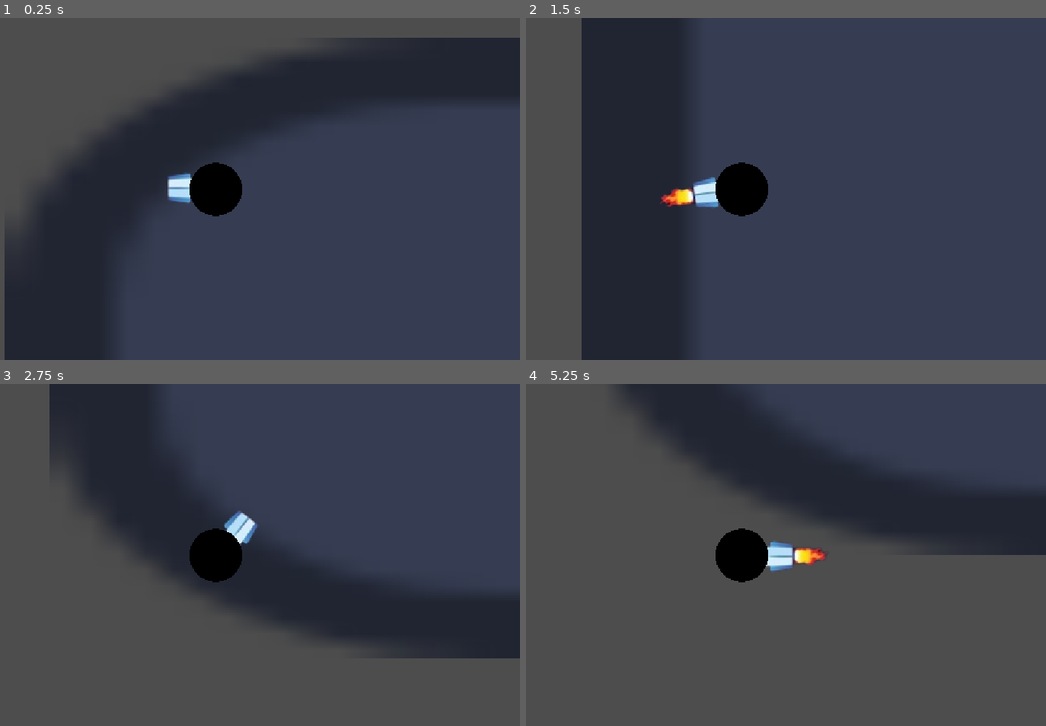
Above: before the commit, frames 1-4 (two rows, left to right).
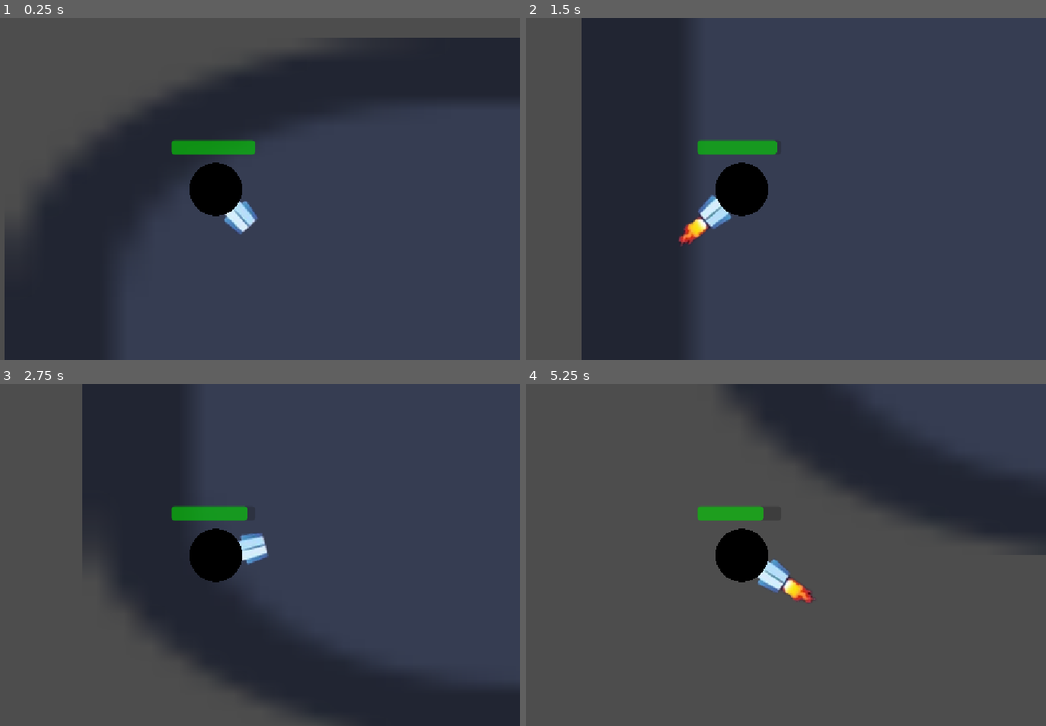
Above: after the commit, the same moments.

Repository: lsitaraman677/VergeOfCollapse
Game: Godot game, scene res://sprite_2d.tscn
Two runs of this game, one before a commit and one after it. Both use one fixed random seed, a clock stepped at 60 frames per second and the inputs below. The engine's default icon, where the game draws it, is replaced by a stand-in: a white triangle on a blue panel in a dark square.
Inputs (mouse positions are in pixels of both pictures, inside the frame that each line leads up to):
- Up to frame 1 (0.25 s): no input
- Up to frame 2 (1.5 s): tap Enter (ui_accept) at 0.5, 0.77 s; move the mouse to (874, 171) at 0.52 s; click (874, 171) at 0.67 s; move the mouse to (619, 206) at 1.27 s; click (619, 206) at 1.42 s
- Up to frame 3 (2.75 s): tap Enter (ui_accept) at 1.52 s; move the mouse to (275, 479) at 2.02 s; click (275, 479) at 2.17 s
- Up to frame 4 (5.25 s): move the mouse to (713, 623) at 2.77 s; click (713, 623) at 2.92 s; tap Enter (ui_accept) at 3.02, 3.5, 3.77, 4.52, 5 s; move the mouse to (926, 606) at 3.52 s; click (926, 606) at 3.67 s; move the mouse to (557, 503) at 4.27 s; click (557, 503) at 4.42 s; move the mouse to (770, 555) at 5.02 s; click (770, 555) at 5.17 s

The runs differ from the first frame. In frame 1, 1.4% of the frame differs, in the area x 32-50%, y 35-64%; in frame 2, 1.8%; in frame 3, 28%, in the area x 9-100%, y 0-100%; in frame 4, 15%.

Commit message:
reconfiguration

Diff:
--- a/gamejam_everythingistemporary/booster.gd
+++ b/gamejam_everythingistemporary/booster.gd
@@ -1,14 +1,29 @@
-extends AnimatedSprite2D
+extends ProgressBar
 
-func get_boost_force(power, reposition=true):
+var float_value = 1.0
+
+func _ready():
+	var fill = get_theme_stylebox("fill").duplicate()
+	fill.bg_color = Color(0, 1, 0, 0.5)
+	add_theme_stylebox_override("fill", fill)
+
+func _process(dt):
+	value = float_value
 	var mouse_pos = get_global_mouse_position() - global_position
-	var ang = atan2(mouse_pos.y, mouse_pos.x)
-	if reposition:
-		rotation = ang
+	$AnimatedSprite2D.rotation = atan2(mouse_pos.y, mouse_pos.x)
 	if Input.is_mouse_button_pressed(MOUSE_BUTTON_LEFT):
-		if animation == 'paused':
-			play('playing')
+		if (value > 0) and ($AnimatedSprite2D.animation == 'paused'):
+			$AnimatedSprite2D.play('playing')
+		float_value -= 0.5 * dt
+		if float_value < 0:
+			float_value = 0
+	else:
+		$AnimatedSprite2D.play('paused')
+
+func get_boost_force(power):
+	if value == 0:
+		return Vector2.ZERO
+	var ang = $AnimatedSprite2D.rotation
+	if Input.is_mouse_button_pressed(MOUSE_BUTTON_LEFT):
 		return -Vector2(cos(ang), sin(ang)) * power
-	play('paused')
-	frame = 0
 	return Vector2.ZERO
--- /dev/null
+++ b/gamejam_everythingistemporary/fuel.gd
@@ -0,0 +1 @@
+extends Sprite2D
--- /dev/null
+++ b/gamejam_everythingistemporary/fuel_bar.gd
@@ -0,0 +1,5 @@
+extends ProgressBar
+
+func _ready():
+	value = 1
+	modulate = Color(0, 1, 0)
--- a/gamejam_everythingistemporary/player.gd
+++ b/gamejam_everythingistemporary/player.gd
@@ -24,7 +24,7 @@
 func updatePos(dt):
 	if Input.is_action_pressed("ui_accept"):
 		return
-	var force = $AnimatedSprite2D.get_boost_force(power)
+	var force = $ProgressBar.get_boost_force(power)
 	velocity += force * dt
 	velocity.y += g * dt
 	velocity *= slowFact
--- a/gamejam_everythingistemporary/sprite_2d.tscn
+++ b/gamejam_everythingistemporary/sprite_2d.tscn
@@ -70,22 +70,26 @@
 [node name="Area2D" type="Area2D" parent="."]
 script = ExtResource("2_lt4yx")
 
-[node name="PlayerPolygon" type="CollisionPolygon2D" parent="Area2D"]
-position = Vector2(0, -2)
-polygon = PackedVector2Array(-64, 66, 63, 66, 63, -62, -64, -62)
+[node name="Camera2D" type="Camera2D" parent="Area2D"]
 
-[node name="AnimatedSprite2D" type="AnimatedSprite2D" parent="Area2D"]
-position = Vector2(2.83556, 0)
+[node name="ProgressBar" type="ProgressBar" parent="Area2D"]
+offset_left = -84.0
+offset_top = -93.0
+offset_right = 75.0
+offset_bottom = -66.0
+max_value = 1.0
+show_percentage = false
+script = ExtResource("14_0a62h")
+
+[node name="AnimatedSprite2D" type="AnimatedSprite2D" parent="Area2D/ProgressBar"]
+position = Vector2(86.8354, 93)
 scale = Vector2(1.94311, 2.05)
 sprite_frames = SubResource("SpriteFrames_teref")
 animation = &"playing"
 centered = false
 offset = Vector2(10, -20)
-script = ExtResource("14_0a62h")
 
 [node name="Node2D" type="Node2D" parent="Area2D"]
 script = ExtResource("15_f166j")
 
-[node name="Camera2D" type="Camera2D" parent="Area2D"]
-
 [connection signal="area_entered" from="Area2D" to="Area2D" method="_on_area_entered"]
Not shown, added: gamejam_everythingistemporary/fuel.gd.uid
Not shown, added: gamejam_everythingistemporary/fuel_bar.gd.uid
